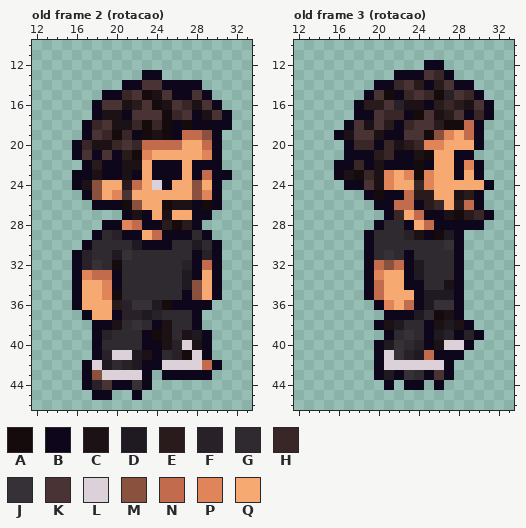
Edited in one commit: pixel-art file (pixel-art/jpgma/saida/jpgma.aseprite). Above: the version before the commit.
48x48 pixels, 312 frames. Colours within 5 levels of each other are drawn and written as one. Shown: old frame 2 (rotacao): x 12..33, y 10..46; old frame 3 (rotacao): x 12..33, y 10..46. The commit also changed other frames, which this record leaves out.
Palette (. is transparent): A #150b0d  B #0e071b  C #1c1215  D #1f1a21  E #291a1b  F #282128  G #2f2930  H #392627  J #363037  K #493334  L #dcd1d9  M #8a523e  N #c26c4d  P #e0855a  Q #f7a972
Pixels before, old frame 2 (rotacao), first column x 16:
13 .......BB.......
14 .....BBKKBBBB...
15 ...BBHKACKBBKB..
16 ..BKKCEKACKHCKB.
17 ..BCCBKKKAHKBCKB
18 .BHKCCHAHABABBBB
19 .BKHAHBACABNNMB.
20 BHCCHKHNNNNQQNB.
21 BKBKBEAPQQQQQPB.
22 .BEBBCCQBBBQBBB.
23 BBCBBCBQBBBQBNBB
24 BCMQQENQLBQQMQB.
25 .BMQPKQQQQQQMPB.
26 ..BBBAMQQACCBAB.
27 .....BCBQCQQBB..
28 ...BBPNBBEAEB...
29 ..BGFBBQNBBBGB..
30 .BGGGGDBBBGGDGB.
31 BFGGDJGGGGGGBFB.
32 BFJGAGGGGGGFBNB.
33 BPNNBGGGGGGDBQB.
34 BQQPBGGGGGGDMQB.
35 BQQPAGGGGGGBMQB.
36 BQQQEFJJDABBBB..
37 .BQQBFFDFGGGB...
38 ..BBCGJGBCGGB...
39 ..BFGGGBACGCDB..
40 ..BGGGGBBCFLCB..
41 ..BFLLDCBGFALB..
42 .BLDGFDBBLLLLNB.
43 .BMLLLLB.BBBBB..
44 .BFKBBJB........
45 ..BB..B.........
Pixels before, old frame 3 (rotacao), first column x 16:
12 .........BB.....
13 ......BBBKHB....
14 ....BBHKEBEKBB..
15 ...BKABHKHAFKHB.
16 ..BEEKFCCBEHECKB
17 ..BBKHHBAKCEKBHB
18 .BKCKEBHKKEAANB.
19 BCKKCBBKKAMPQNB.
20 .BHHBHCEHPPQQQB.
21 .BBBEHBBCAQQBB..
22 BBHBCBBBABQQBPB.
23 BCAHCPQPAPQQBQB.
24 .BBKCPQQHPQQQQQB
25 ...BABBNEEQQCEB.
26 ....BBNNBEHQENB.
27 .....BHQNBBCAEHB
28 ....BGGBQNBBBBB.
29 ...BGGGFCBADB...
30 ...BGGGGGGGJB...
31 ...BGJGBGGGGB...
32 ...BNMNBDGGGB...
33 ...BPQQBDGGGB...
34 ...BNQQBBGGCB...
35 ...BNQQQBDDDB...
36 ....BPQNBDJJB...
37 .....BBBDGACB...
38 ....BCDGGBCDCB..
39 .....BGJGBDFBFB.
40 ....BDJGFBCLLB..
41 ....BLJFDNBBB...
42 ....BLLLLLLB....
43 ....BDBJGBKB....
44 .....B.BB.B.....
And afterwards:
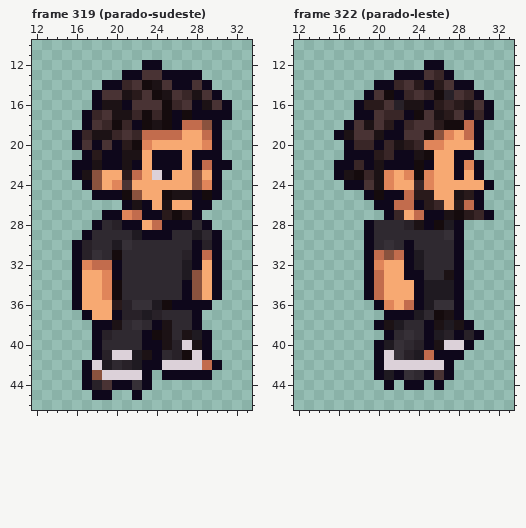
A new or re-ordered frame is compared with the old frame closest to it.
From old to new:
frames 312 -> 344
Frame 319 (parado-sudeste) is new; against old frame 2 (rotacao):
y 12: x 23..24 .. -> BB
y 13: x 21..28 ..BB.... -> BBKKBBBB
y 14: x 19..25 ..BBKKB -> BBHKACK; x 28..29 B. -> KB
y 15: x 18..30 .BBHKACKBBKB. -> BKKCEKACKHCKB
y 16: x 19..22 KKCE -> CCBK; x 24..31 ACKHCKB. -> KAHKBCKB
y 17: x 17..19 .BC -> BHK; x 21..24 BKKK -> CHAH; x 26..27 HK -> BA; x 29..30 CK -> BB
y 18: x 18..22 HKCCH -> KHAHB; x 24 H -> C; x 27..29 ABB -> NNM; x 31 B -> .
y 19: x 16..29 .BKHAHBACABNNM -> BHCCHKHNNNNQQN
y 20: x 17..26 HCCHKHNNNN -> KBKBEAPQQQ; x 29 N -> P
y 21: x 16..19 BKBK -> .BEB; x 21..26 EAPQQQ -> CCQBBB; x 28..29 QP -> BB
y 22: x 16 . -> B; x 18 E -> C; x 22 C -> B; x 29 B -> N; x 31 . -> B
y 23: x 17..22 BCBBCB -> CMQQEN; x 24 B -> L; x 26 B -> Q; x 28..29 BN -> MQ; x 31 B -> .
y 24: x 16..17 BC -> .B; x 20..22 QEN -> PKQ; x 24..25 LB -> QQ; x 29 Q -> P
y 25: x 17..22 BMQPKQ -> .BBBAM; x 25..29 QQQMP -> ACCBA
y 26: x 18..23 BBBAMQ -> ...BCB; x 25..27 ACC -> CQQ; x 29..30 AB -> B.
y 27: x 19..22 ..BC -> BBPN; x 24..27 QCQQ -> BEAE; x 29 B -> .
y 28: x 18..29 .BBPNBBEAEB. -> BGFBBQNBBBGB
y 29: x 17..18 .B -> BG; x 20..24 FBBQN -> GGDBB; x 26..30 BBGB. -> GGDGB
y 30: x 16..17 .B -> BF; x 20..25 GGDBBB -> DJGGGG; x 28..29 DG -> BF
y 31: x 18 G -> J; x 20..21 DJ -> AG; x 27 G -> F; x 29 F -> N
y 32: x 17..20 FJGA -> PNNB; x 27 F -> D; x 29 N -> Q
y 33: x 17..19 PNN -> QQP; x 28 B -> M
y 34: x 20 B -> A; x 27 D -> B
Frame 322 (parado-leste) is new; against old frame 3 (rotacao):
y 28: x 19..20 .B -> BG; x 23..27 BQNBB -> FCBAD; x 29..30 BB -> ..
y 29: x 23..27 FCBAD -> GGGGJ
y 30: x 21 G -> J; x 23 G -> B; x 27 J -> G
y 31: x 20..22 GJG -> NMN; x 24 G -> D
y 32: x 20..22 NMN -> PQQ
y 33: x 20 P -> N; x 24 D -> B; x 27 G -> C
y 34: x 23 B -> Q; x 25..27 GGC -> DDD
Pixel boxes of the changes (left, top, right, bottom) in both pictures:
changed: (72, 60, 232, 290)
changed: (364, 220, 484, 290)
